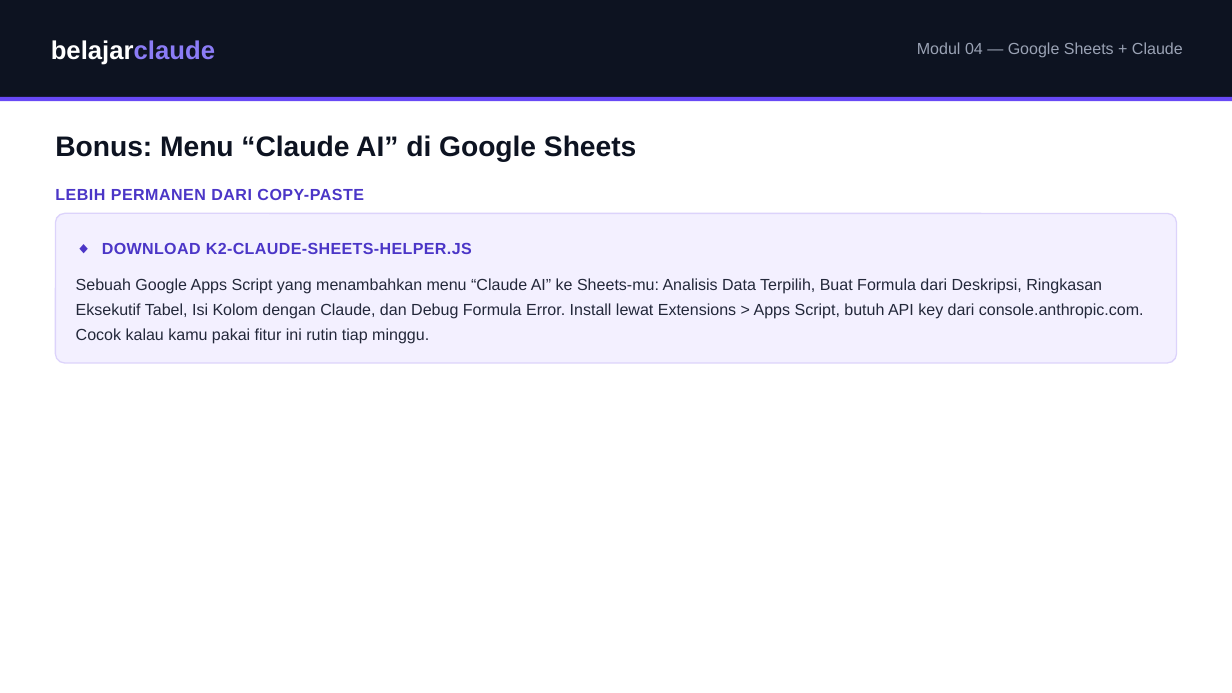
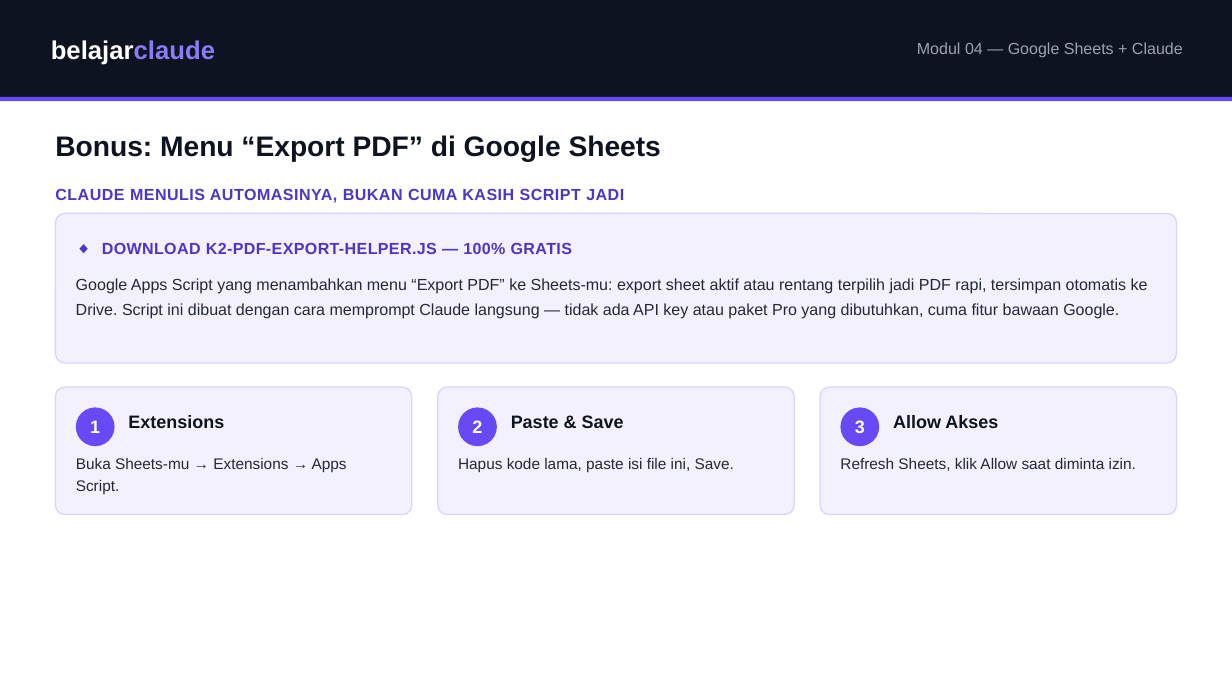
Before and after one commit to juliautomo/belajar-claude, a slide deck: slide 6 of K2-Produktivitas/M04-Google-Sheets/K2-M04-Google-Sheets.pptx. Drawn at 1232x693 pixels with LibreOffice and Linux fonts; fonts in the diff are those of the drawing. Boxes give left, top, right and bottom in pixels: in the first picture for what was removed or moved away, otherwise in the second. Text is boxed around its words. In the diff, an @@ line names an element or a change of style, - is before the commit and + after.

Commit message:
K2 M4: replace paid Claude API Sheets helper with free PDF-export Apps Script; add Claude-role framing + install steps

```diff
--- a/K2-Produktivitas/M04-Google-Sheets/K2-M04-Google-Sheets.pptx
+++ b/K2-Produktivitas/M04-Google-Sheets/K2-M04-Google-Sheets.pptx
@@ text at (55, 135, 661, 162): text changed @@
-Bonus: Menu “Claude AI” di Google Sheets
+Bonus: Menu “Export PDF” di Google Sheets
@@ text at (55, 189, 624, 203): text changed @@
-LEBIH PERMANEN DARI COPY-PASTE
+CLAUDE MENULIS AUTOMASINYA, BUKAN CUMA KASIH SCRIPT JADI
@@ text at (102, 243, 572, 254): text changed @@
-◆ DOWNLOAD K2-CLAUDE-SHEETS-HELPER.JS
+◆ DOWNLOAD K2-PDF-EXPORT-HELPER.JS — 100% GRATIS
@@ text at (76, 278, 1148, 319): text changed @@
-Sebuah Google Apps Script yang menambahkan menu “Claude AI” ke Sheets-mu: Analisis Data Terpilih, Buat Formula dari Deskripsi, Ringkasan Eksekutif Tabel, Isi Kolom dengan Claude, dan Debug Formula Error. Install lewat Extensions > Apps Script, butuh API key dari console.anthropic.com. Cocok kalau kamu pakai fitur ini rutin tiap minggu.
+Google Apps Script yang menambahkan menu “Export PDF” ke Sheets-mu: export sheet aktif atau rentang terpilih jadi PDF rapi, tersimpan otomatis ke Drive. Script ini dibuat dengan cara memprompt Claude langsung — tidak ada API key atau paket Pro yang dibutuhkan, cuma fitur bawaan Google.
@@ rounded rectangle added at (55, 387, 412, 515), fill #F3F0FF, outline #DCD3FB 1 pt @@
@@ rounded rectangle added at (438, 387, 795, 515), fill #F3F0FF, outline #DCD3FB 1 pt @@
@@ rounded rectangle added at (821, 387, 1177, 515), fill #F3F0FF, outline #DCD3FB 1 pt @@
@@ ellipse added at (76, 408, 115, 446), fill #6849F6 @@
@@ text added at (128, 415, 224, 428), 14 pt, text #0D1321, bold @@
+Extensions
@@ ellipse added at (458, 408, 497, 446), fill #6849F6 @@
@@ text added at (511, 415, 624, 428), 14 pt, text #0D1321, bold @@
+Paste & Save
@@ ellipse added at (841, 408, 880, 446), fill #6849F6 @@
@@ text added at (893, 415, 998, 428), 14 pt, text #0D1321, bold @@
+Allow Akses
@@ text added at (90, 420, 100, 433), 14 pt, text #FFFFFF, bold @@
+1
@@ text added at (472, 420, 482, 433), 14 pt, text #FFFFFF, bold @@
+2
@@ text added at (855, 420, 865, 433), 14 pt, text #FFFFFF, bold @@
+3
@@ text added at (76, 458, 347, 494), 12 pt, text #23283A @@
+Buka Sheets-mu → Extensions → Apps Script.
@@ text added at (458, 458, 734, 472), 12 pt, text #23283A @@
+Hapus kode lama, paste isi file ini, Save.
@@ text added at (840, 458, 1136, 471), 12 pt, text #23283A @@
+Refresh Sheets, klik Allow saat diminta izin.
```
Also in this commit, not shown: 1 other slide changed, 3 other files.
